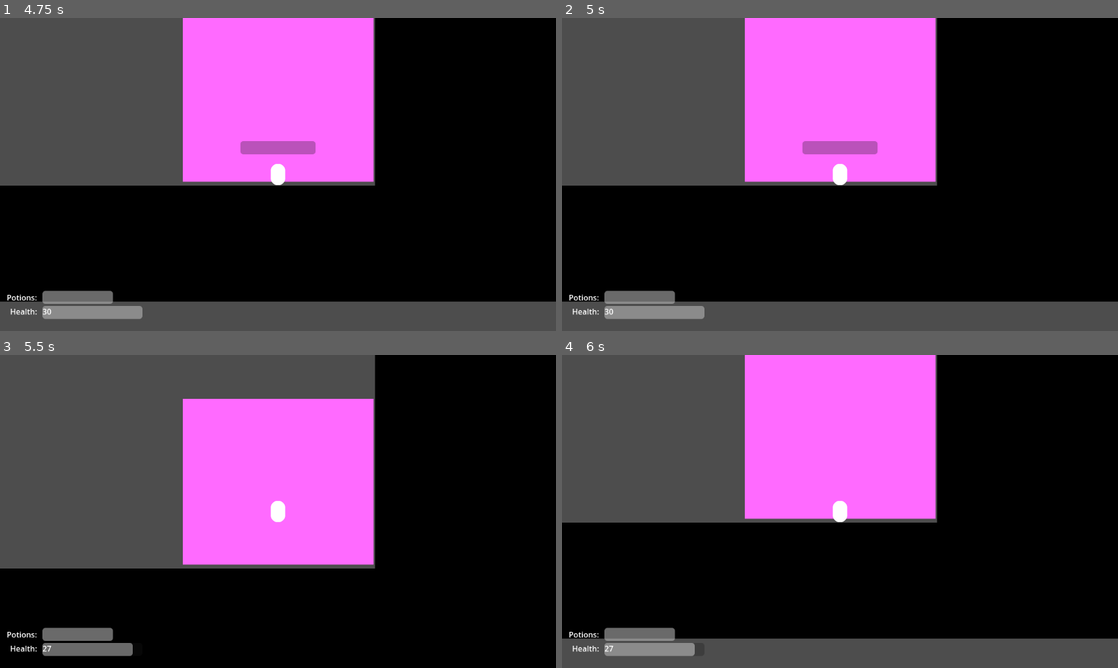
Above: before the commit, frames 1-4 (two rows, left to right).
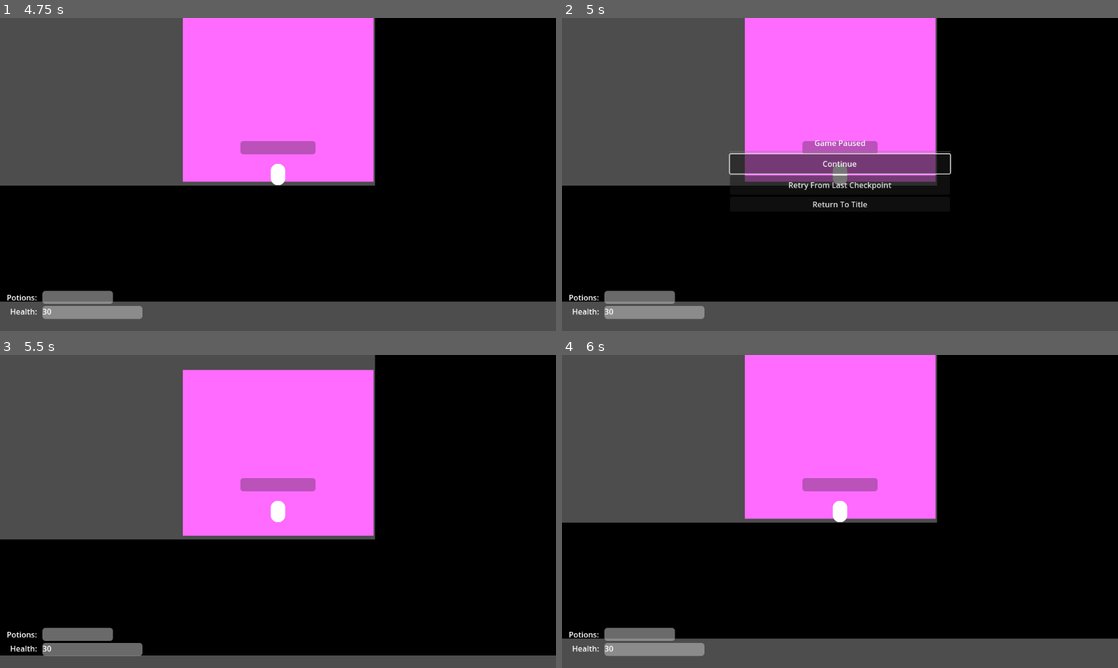
Above: after the commit, the same moments.

Repository: geekazodium/balance-prototype
Game: Godot game, scene res://scenes/level_select.tscn
Same seed, same stepped clock (60 frames per second), same inputs: the game is played once before the commit and once after it. The engine's default icon, where the game draws it, is replaced by a stand-in: a white triangle on a blue panel in a dark square.
Inputs (mouse positions are in pixels of both pictures, inside the frame that each line leads up to):
- Up to frame 1 (4.75 s): click "Level 1" at 0.5 s; move the mouse to (400, 158) at 1.27 s; tap Enter at 2, 4.25 s; move the mouse to (166, 190) at 2.02 s; tap Space at 2.75 s; move the mouse to (333, 105) at 2.77 s; move the mouse to (250, 237) at 3.52 s; move the mouse to (444, 221) at 4.27 s
- Up to frame 2 (5 s): tap Escape (pause, bound only after the commit) at 4.9 s
- Up to frame 3 (5.5 s): click (278, 520) at 5 s, where only the run after the commit has a clickable "Retry From Last Checkpoint"
- Up to frame 4 (6 s): move the mouse to (673, 464) at 5.77 s

Frame 1 is identical in both runs. In frame 2, 4.2% of the frame differs, in the area x 30-70%, y 38-61%; in frame 3, 15%, in the area x 0-100%, y 4-100%; in frame 4, 0.7%.

Commit message:
feature: pause menu, pause and death menu focus navigation

Diff:
--- a/project.godot
+++ b/project.godot
@@ -72,6 +72,13 @@
 , Object(InputEventJoypadButton,"resource_local_to_scene":false,"resource_name":"","device":-1,"button_index":10,"pressure":0.0,"pressed":true,"script":null)
 ]
 }
+pause={
+"deadzone": 0.2,
+"events": [Object(InputEventKey,"resource_local_to_scene":false,"resource_name":"","device":-1,"window_id":0,"alt_pressed":false,"shift_pressed":false,"ctrl_pressed":false,"meta_pressed":false,"pressed":false,"keycode":0,"physical_keycode":4194305,"key_label":0,"unicode":0,"location":0,"echo":false,"script":null)
+, Object(InputEventJoypadButton,"resource_local_to_scene":false,"resource_name":"","device":-1,"button_index":6,"pressure":0.0,"pressed":false,"script":null)
+, Object(InputEventJoypadButton,"resource_local_to_scene":false,"resource_name":"","device":-1,"button_index":4,"pressure":0.0,"pressed":false,"script":null)
+]
+}
 
 [layer_names]
 
--- a/scenes/player/player_platformer_character_body.tscn
+++ b/scenes/player/player_platformer_character_body.tscn
@@ -26,6 +26,7 @@
 shape = SubResource("CapsuleShape2D_g3yxv")
 
 [node name="MovementDirection" type="Node" parent="." node_paths=PackedStringArray("character_body")]
+process_mode = 3
 process_physics_priority = -10
 script = ExtResource("2_rohvy")
 move_left_action = "direction_left"
--- a/scenes/ui/ui_layer.tscn
+++ b/scenes/ui/ui_layer.tscn
@@ -1,9 +1,11 @@
-[gd_scene load_steps=5 format=3 uid="uid://duilus4m3lllv"]
+[gd_scene load_steps=7 format=3 uid="uid://duilus4m3lllv"]
 
 [ext_resource type="Script" uid="uid://fin4l0cl18l8" path="res://scripts/ui/charge_progress_bar.gd" id="1_3eqaf"]
 [ext_resource type="Script" uid="uid://cwbyfk0gnj12v" path="res://scripts/ui/player_health_progress_bar.gd" id="2_0d208"]
 [ext_resource type="Script" uid="uid://dk0mtrr5th2d0" path="res://scripts/ui/death_menu.gd" id="3_nhiu8"]
+[ext_resource type="Script" uid="uid://byp3qwclbkryu" path="res://scripts/ui/pause_menu.gd" id="4_d4ycy"]
 [ext_resource type="Script" uid="uid://datdbapir8ryv" path="res://scripts/ui/potion_count_progress_bar.gd" id="4_mvntu"]
+[ext_resource type="Script" uid="uid://r2vcb01f71rm" path="res://scripts/ui/pause_input_listener.gd" id="5_jqcis"]
 
 [node name="GameUILayer" type="CanvasLayer"]
 
@@ -47,7 +49,7 @@
 offset_right = 40.0
 offset_bottom = 23.0
 
-[node name="DeathMenu" type="VBoxContainer" parent="."]
+[node name="DeathMenu" type="VBoxContainer" parent="." node_paths=PackedStringArray("retry_button")]
 process_mode = 2
 visible = false
 anchors_preset = 8
@@ -62,6 +64,7 @@
 grow_horizontal = 2
 grow_vertical = 2
 script = ExtResource("3_nhiu8")
+retry_button = NodePath("RetryButton")
 
 [node name="YouHaveDiedLabel" type="Label" parent="DeathMenu"]
 layout_mode = 2
@@ -75,6 +78,58 @@
 custom_minimum_size = Vector2(0, 40)
 layout_mode = 2
 text = "Try Again!"
+
+[node name="PauseMenu" type="VBoxContainer" parent="." node_paths=PackedStringArray("default_focus_button")]
+process_mode = 2
+process_physics_priority = 100
+visible = false
+anchors_preset = 8
+anchor_left = 0.5
+anchor_top = 0.5
+anchor_right = 0.5
+anchor_bottom = 0.5
+offset_left = -228.0
+offset_top = -77.0
+offset_right = 228.0
+offset_bottom = 77.0
+grow_horizontal = 2
+grow_vertical = 2
+script = ExtResource("4_d4ycy")
+default_focus_button = NodePath("ContinueButton")
+
+[node name="GamePausedLabel" type="Label" parent="PauseMenu"]
+layout_mode = 2
+text = "Game Paused"
+horizontal_alignment = 1
+
+[node name="HSeparator" type="HSeparator" parent="PauseMenu"]
+layout_mode = 2
+
+[node name="ContinueButton" type="Button" parent="PauseMenu"]
+custom_minimum_size = Vector2(0, 40)
+layout_mode = 2
+focus_neighbor_bottom = NodePath("../RetryButton")
+focus_next = NodePath("../RetryButton")
+text = "Continue"
+
+[node name="RetryButton" type="Button" parent="PauseMenu"]
+custom_minimum_size = Vector2(0, 40)
+layout_mode = 2
+focus_neighbor_top = NodePath("../ContinueButton")
+focus_neighbor_bottom = NodePath("../ReturnToLevelSelect")
+focus_next = NodePath("../ReturnToLevelSelect")
+focus_previous = NodePath("../ContinueButton")
+text = "Retry From Last Checkpoint"
+
+[node name="ReturnToLevelSelect" type="Button" parent="PauseMenu"]
+layout_mode = 2
+focus_neighbor_top = NodePath("../RetryButton")
+focus_previous = NodePath("../RetryButton")
+text = "Return To Title"
+
+[node name="Node" type="Node" parent="PauseMenu"]
+process_mode = 1
+script = ExtResource("5_jqcis")
 
 [node name="PotionCountProgressBar" type="ProgressBar" parent="."]
 anchors_preset = 2
@@ -97,4 +152,8 @@
 offset_bottom = 25.0
 text = "Potions:"
 
-[connection signal="button_up" from="DeathMenu/RetryButton" to="DeathMenu" method="retry_button_clicked"]
+[connection signal="button_up" from="DeathMenu/RetryButton" to="DeathMenu" method="on_retry_button_clicked"]
+[connection signal="button_up" from="PauseMenu/ContinueButton" to="PauseMenu" method="on_continue_pressed"]
+[connection signal="button_up" from="PauseMenu/RetryButton" to="PauseMenu" method="on_retry_pressed"]
+[connection signal="button_up" from="PauseMenu/ReturnToLevelSelect" to="PauseMenu" method="on_return_to_level_select_pressed"]
+[connection signal="pause_game" from="PauseMenu/Node" to="PauseMenu" method="on_pause_game"]
--- a/scripts/event_bus.gd
+++ b/scripts/event_bus.gd
@@ -23,3 +23,6 @@
 
 @warning_ignore("unused_signal")
 signal player_teleport_to_checkpoint(checkpoint: Checkpoint);
+
+@warning_ignore("unused_signal")
+signal unpause();
--- a/scripts/player/projectile/projectile_trail.gd
+++ b/scripts/player/projectile/projectile_trail.gd
@@ -10,7 +10,7 @@
 	self.launched = true;
 	self.last_position = self.global_position;
 
-func _physics_process(delta: float) -> void:
+func _physics_process(_delta: float) -> void:
 	if self.launched:
 		var moved_vec: Vector2 = self.to_local(self.last_position);
 		self.last_position = self.global_position;
--- a/scripts/saves/level_exit.gd
+++ b/scripts/saves/level_exit.gd
@@ -1,7 +1,5 @@
 extends Area2D
 class_name LevelExit
 
-const LEVEL_COMPLETE_SCENE: String = "res://scenes/level_select.tscn";
-
 func _on_player_entered(_body: PhysicsBody2D) -> void:
-	self.get_tree().call_deferred("change_scene_to_file",LEVEL_COMPLETE_SCENE);
+	self.get_tree().call_deferred("change_scene_to_file",PauseMenu.LEVEL_SELECT_SCENE);
--- a/scripts/ui/death_menu.gd
+++ b/scripts/ui/death_menu.gd
@@ -1,13 +1,19 @@
 extends Container
 class_name DeathMenu
+
+@export var retry_button: Button;
 
 func _ready() -> void:
 	EventBus.player_death.connect(self.on_player_death);
 
 func on_player_death():
 	self.visible = true;
+	self.retry_button.grab_focus();
 	self.get_tree().paused = true;
 
-func retry_button_clicked() -> void:
-	self.get_tree().paused = false;
-	self.get_tree().reload_current_scene();
+func on_retry_button_clicked() -> void:
+	retry_button_clicked(self);
+
+static func retry_button_clicked(_self) -> void:
+	_self.get_tree().paused = false;
+	_self.get_tree().reload_current_scene();
--- /dev/null
+++ b/scripts/ui/pause_input_listener.gd
@@ -0,0 +1,11 @@
+extends Node
+
+@export var pause_action: String = "pause";
+
+signal pause_game();
+
+func _process(_delta: float) -> void:
+	if Input.is_action_just_pressed(self.pause_action):
+		if self.get_tree().paused == false:
+			self.get_tree().paused = true;
+			self.pause_game.emit();
--- /dev/null
+++ b/scripts/ui/pause_menu.gd
@@ -0,0 +1,31 @@
+extends VBoxContainer
+class_name PauseMenu
+
+@export var default_focus_button: Button = null;
+
+var unpause_call: bool = false;
+const LEVEL_SELECT_SCENE: String = "res://scenes/level_select.tscn";
+
+func on_pause_game() -> void:
+	self.visible = true;
+	self.default_focus_button.grab_focus();
+
+func on_continue_pressed() -> void:
+	self.visible = false;
+	self.unpause_call = true;
+
+func on_retry_pressed() -> void:
+	DeathMenu.retry_button_clicked(self);
+
+func on_return_to_level_select_pressed() -> void:
+	self.get_tree().paused = false;
+	self.get_tree().call_deferred("change_scene_to_file",LEVEL_SELECT_SCENE);
+
+func _physics_process(_delta: float) -> void:
+	if self.unpause_call:
+		self.unpause_call = false;
+		self.unpause();
+
+func unpause() -> void:
+	EventBus.unpause.emit();
+	self.get_tree().paused = false;
Not shown, added: scripts/ui/pause_input_listener.gd.uid
Not shown, added: scripts/ui/pause_menu.gd.uid
